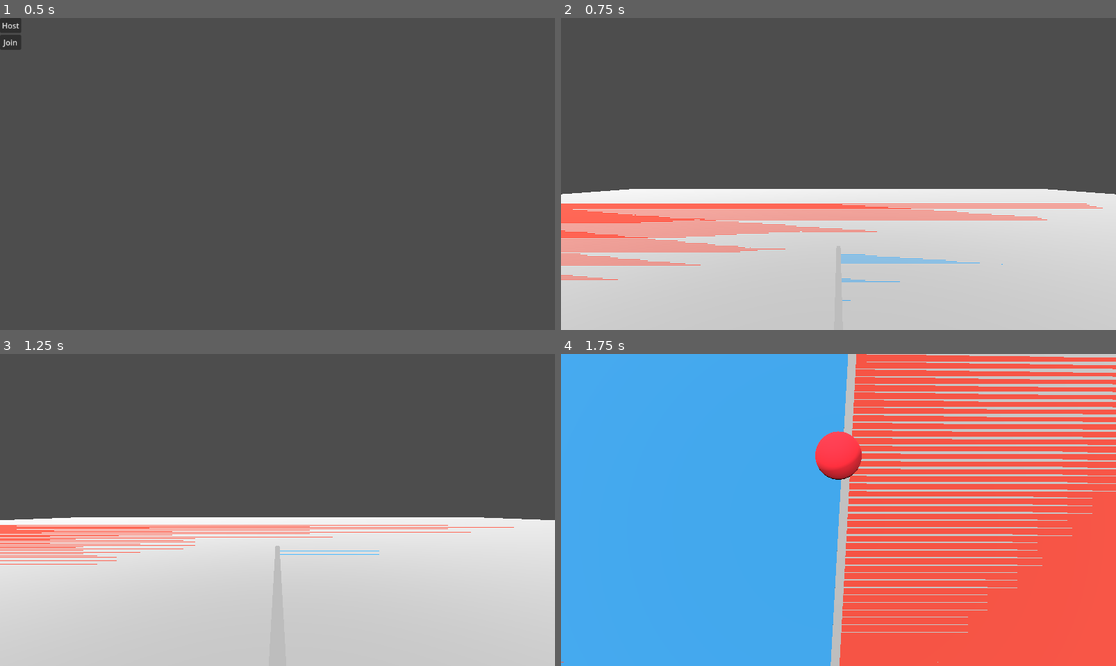
Above: before the commit, frames 1-4 (two rows, left to right).
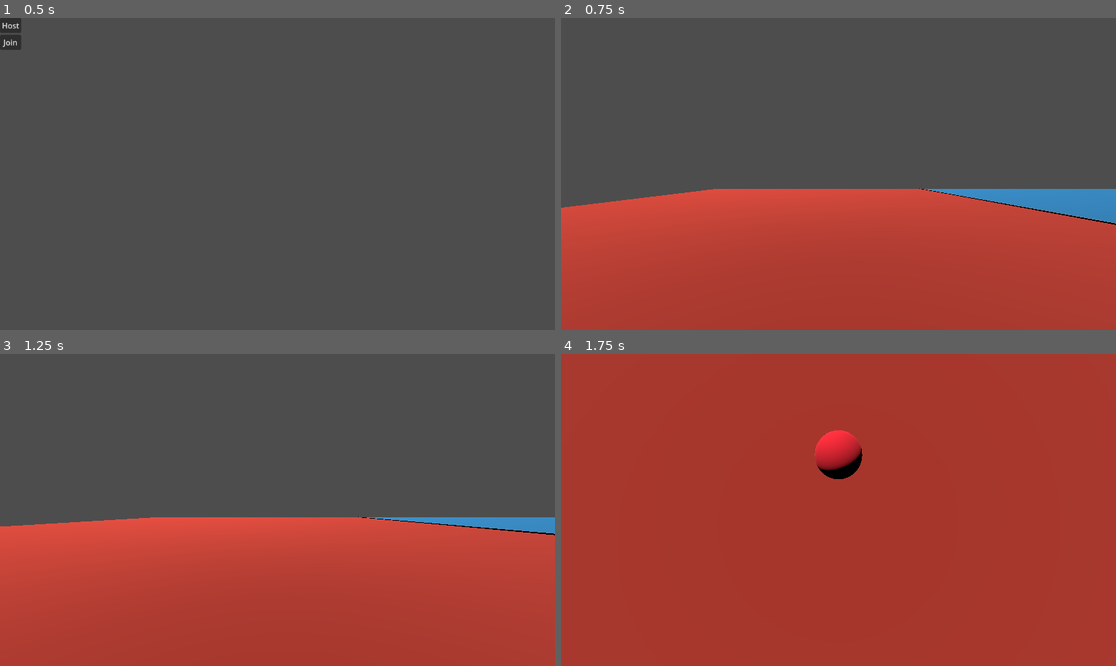
Above: after the commit, the same moments.

Repository: Luca-Umekubo/Product-Design
Game: Godot game, scene res://HomeScreen.tscn
Two runs of this game, one before a commit and one after it. Both use one fixed random seed, a clock stepped at 60 frames per second and the inputs below.
Inputs (mouse positions are in pixels of both pictures, inside the frame that each line leads up to):
- Up to frame 1 (0.5 s): no input
- Up to frame 2 (0.75 s): click "Host" at 0.5 s
- Up to frame 3 (1.25 s): no input
- Up to frame 4 (1.75 s): move the mouse to (866, 510) at 1.27 s; hold W (move_forward) from 1.28 s (still down); click (866, 510) at 1.35 s

Frame 1 is identical in both runs. In frame 2, 45% of the frame differs, in the area x 0-100%, y 54-100%; in frame 3, 48%; in frame 4, 100%, in the area x 0-100%, y 0-100%.

Commit message:
final map fix

Diff:
--- a/hyperballz/Game.tscn
+++ b/hyperballz/Game.tscn
@@ -1,59 +1,10 @@
-[gd_scene load_steps=14 format=3 uid="uid://c45q1llhtbclb"]
+[gd_scene load_steps=3 format=3 uid="uid://c45q1llhtbclb"]
 
 [ext_resource type="Script" uid="uid://eyu1l6dfoc61" path="res://game.gd" id="1_wbfu4"]
-
-[sub_resource type="StandardMaterial3D" id="StandardMaterial3D_6ubv3"]
-albedo_color = Color(0.6, 0.6, 0.6, 1)
-
-[sub_resource type="PlaneMesh" id="PlaneMesh_6ubv3"]
-material = SubResource("StandardMaterial3D_6ubv3")
-size = Vector2(100, 100)
-
-[sub_resource type="BoxShape3D" id="BoxShape3D_wbfu4"]
-size = Vector3(100, 0.1, 100)
-
-[sub_resource type="BoxShape3D" id="BoxShape3D_xkndl"]
-size = Vector3(20, 2, 0.5)
-
-[sub_resource type="BoxShape3D" id="BoxShape3D_u44n3"]
-size = Vector3(20, 2, 0.5)
-
-[sub_resource type="BoxShape3D" id="BoxShape3D_sb48q"]
-size = Vector3(0.5, 2, 20)
-
-[sub_resource type="BoxShape3D" id="BoxShape3D_t88pq"]
-size = Vector3(0.5, 2, 20)
-
-[sub_resource type="StandardMaterial3D" id="StandardMaterial3D_83vuo"]
-albedo_color = Color(0.752941, 0.223529, 0.168627, 1)
-
-[sub_resource type="PlaneMesh" id="PlaneMesh_wbfu4"]
-material = SubResource("StandardMaterial3D_83vuo")
-size = Vector2(100, 50)
-
-[sub_resource type="StandardMaterial3D" id="StandardMaterial3D_revce"]
-albedo_color = Color(0.160784, 0.501961, 0.72549, 1)
-
-[sub_resource type="PlaneMesh" id="PlaneMesh_xkndl"]
-material = SubResource("StandardMaterial3D_revce")
-size = Vector2(10, 20)
-
-[sub_resource type="BoxMesh" id="BoxMesh_u44n3"]
-size = Vector3(0.2, 0.1, 20)
+[ext_resource type="PackedScene" uid="uid://q8lqy6o47g3d" path="res://court_3d.tscn" id="2_xkndl"]
 
 [node name="Game" type="Node3D"]
 script = ExtResource("1_wbfu4")
-
-[node name="Ground" type="StaticBody3D" parent="."]
-
-[node name="MeshInstance3D" type="MeshInstance3D" parent="Ground"]
-mesh = SubResource("PlaneMesh_6ubv3")
-
-[node name="CollisionShape3D" type="CollisionShape3D" parent="Ground"]
-shape = SubResource("BoxShape3D_wbfu4")
-
-[node name="DirectionalLight3D" type="DirectionalLight3D" parent="Ground"]
-transform = Transform3D(1, 0, 0, 0, 1.19249e-08, 1, 0, -1, 1.19249e-08, 0, 10, 0)
 
 [node name="SpawnPoints" type="Node3D" parent="."]
 
@@ -82,38 +33,4 @@
 _spawnable_scenes = PackedStringArray("uid://cftgq7vqla7b0")
 spawn_path = NodePath("..")
 
-[node name="BorderWalls" type="StaticBody3D" parent="."]
-
-[node name="North" type="CollisionShape3D" parent="BorderWalls"]
-transform = Transform3D(1, 0, 0, 0, 1, 0, 0, 0, 1, 0, 0, 10)
-shape = SubResource("BoxShape3D_xkndl")
-
-[node name="South" type="CollisionShape3D" parent="BorderWalls"]
-transform = Transform3D(1, 0, 0, 0, 1, 0, 0, 0, 1, 0, 0, -10)
-shape = SubResource("BoxShape3D_u44n3")
-
-[node name="East" type="CollisionShape3D" parent="BorderWalls"]
-transform = Transform3D(1, 0, 0, 0, 1, 0, 0, 0, 1, 10, 0, 0)
-shape = SubResource("BoxShape3D_sb48q")
-
-[node name="West" type="CollisionShape3D" parent="BorderWalls"]
-transform = Transform3D(1, 0, 0, 0, 1, 0, 0, 0, 1, -10, 0, 0)
-shape = SubResource("BoxShape3D_t88pq")
-
-[node name="FloorLeft" type="MeshInstance3D" parent="."]
-transform = Transform3D(1, 0, 0, 0, 1, 0, 0, 0, 1, -5, 0, 0)
-mesh = SubResource("PlaneMesh_wbfu4")
-
-[node name="FloorRight" type="MeshInstance3D" parent="."]
-transform = Transform3D(1, 0, 0, 0, 1, 0, 0, 0, 1, 5, 0, 0)
-mesh = SubResource("PlaneMesh_xkndl")
-
-[node name="Border" type="MeshInstance3D" parent="."]
-transform = Transform3D(1, 0, 0, 0, 1, 0, 0, 0, 1, 0, 0.05, 0)
-mesh = SubResource("BoxMesh_u44n3")
-
-[node name="DirectionalLight3D" type="DirectionalLight3D" parent="."]
-transform = Transform3D(0.866025, -0.353553, 0.353553, 0, 0.707107, 0.707107, -0.5, -0.612372, 0.612372, 0, 0, 0)
-
-[node name="Camera3D" type="Camera3D" parent="."]
-transform = Transform3D(1, 0, 0, 0, 0.866025, 0.5, 0, -0.5, 0.866025, 0, 15, 20)
+[node name="Court3D" parent="." instance=ExtResource("2_xkndl")]
--- a/hyperballz/court_3d.tscn
+++ b/hyperballz/court_3d.tscn
@@ -15,7 +15,7 @@
 size = Vector2(50, 100)
 
 [sub_resource type="BoxMesh" id="BoxMesh_vxv5f"]
-size = Vector3(0.2, 0.1, 20)
+size = Vector3(0.2, 0.1, 100)
 
 [sub_resource type="BoxShape3D" id="BoxShape3D_83vuo"]
 size = Vector3(100, 2, 0.5)
@@ -29,6 +29,12 @@
 [sub_resource type="BoxShape3D" id="BoxShape3D_mbpwk"]
 size = Vector3(0.5, 2, 100)
 
+[sub_resource type="PlaneMesh" id="PlaneMesh_83vuo"]
+size = Vector2(100, 100)
+
+[sub_resource type="BoxShape3D" id="BoxShape3D_vxv5f"]
+size = Vector3(100, 0, 100)
+
 [node name="Court3D" type="Node3D"]
 
 [node name="FloorLeft" type="MeshInstance3D" parent="."]
@@ -40,7 +46,7 @@
 mesh = SubResource("PlaneMesh_mbpwk")
 
 [node name="Border" type="MeshInstance3D" parent="."]
-transform = Transform3D(1, 0, 0, 0, 1, 0, 0, 0, 1, 0, 0.05, 0)
+transform = Transform3D(1, 0, 0, 0, 1, 0, 0, 0, 1, 20, 0.05, 0)
 mesh = SubResource("BoxMesh_vxv5f")
 
 [node name="DirectionalLight3D" type="DirectionalLight3D" parent="."]
@@ -66,3 +72,13 @@
 [node name="West" type="CollisionShape3D" parent="BorderWalls"]
 transform = Transform3D(1, 0, 0, 0, 1, 0, 0, 0, 1, 70, 0, 0)
 shape = SubResource("BoxShape3D_mbpwk")
+
+[node name="FloorBody" type="StaticBody3D" parent="."]
+
+[node name="MeshInstance3D" type="MeshInstance3D" parent="FloorBody"]
+transform = Transform3D(1, 0, 0, 0, 1, 0, 0, 0, 1, 20, -0.05, 0)
+mesh = SubResource("PlaneMesh_83vuo")
+
+[node name="CollisionShape3D" type="CollisionShape3D" parent="FloorBody"]
+transform = Transform3D(1, 0, 0, 0, 1, 0, 0, 0, 1, 20, 0, 0)
+shape = SubResource("BoxShape3D_vxv5f")
Not shown: 1 places in hyperballz/court_3d.tscn that only renumber resources
